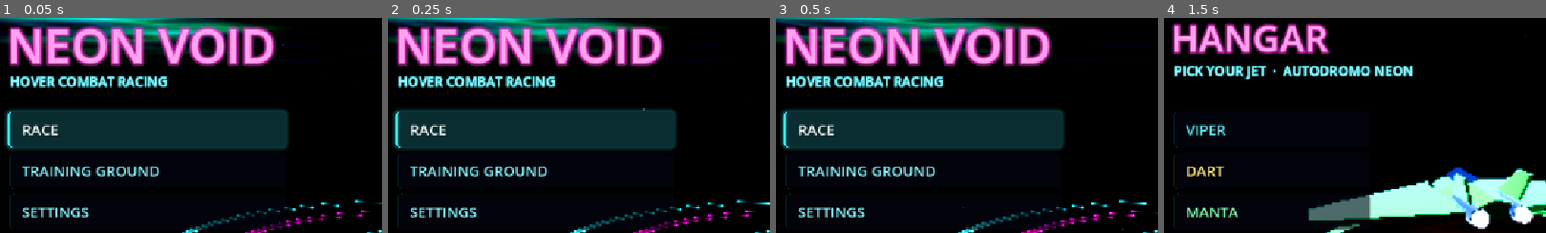
Above: before the commit, frames 1-4 (left to right).
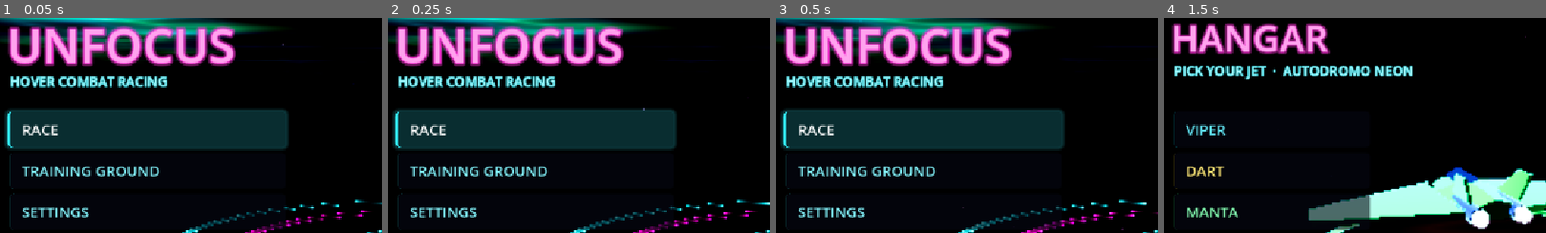
Above: after the commit, the same moments.

Repository: smil-is-vibe-coding/Unfocus
Game: Godot game, scene res://scenes/main_menu.tscn
The game is run twice, just before and just after one commit, with the same random seed, the same clock (stepped at 60 frames per second) and the same inputs.
Inputs (mouse positions are % of the whole screen's width and height, from its top left):
- Up to frame 1 (0.05 s): no input
- Up to frame 2 (0.25 s): no input
- Up to frame 3 (0.5 s): no input
- Up to frame 4 (1.5 s): tap Enter (ui_accept) at 0.5, 0.77 s; move the mouse to (72, 45) at 0.52 s; hold D (steer_right) 0.53-1.25 s; tap Right (item_next) at 0.6 s; click (72, 45) at 0.67 s; drag from (30, 55) to (45, 70) at 1.27 s
The pictures show only the part of the screen within x 6-56%, y 9-59%; the shares and areas given below are measured in that part.

The runs differ from the first frame. In frame 1, 10% of the frame differs, in the area x 2-73%, y 3-23%; in frame 2, 10%; in frame 3, 10%; in frame 4, nothing differs.

Commit message:
Rename game to UNFOCUS (title, README, project name)
Co-Authored-By: Claude Opus 5.5 <noreply@anthropic.com>

Diff:
--- a/project.godot
+++ b/project.godot
@@ -10,7 +10,7 @@
 
 [application]
 
-config/name="unfocus"
+config/name="Unfocus"
 config/features=PackedStringArray("4.7", "Forward Plus")
 run/main_scene="res://scenes/main_menu.tscn"
 config/icon="res://icon.svg"
--- a/scripts/levels/level_def.gd
+++ b/scripts/levels/level_def.gd
@@ -2,8 +2,8 @@
 extends Resource
 ## One race level: track layout + its whole visual "vibe".
 
-@export var id := "neon_void"
-@export var display_name := "NEON VOID"
+@export var id := "autodromo"
+@export var display_name := "CIRCUIT"
 @export var subtitle := ""
 @export_range(1, 5) var difficulty := 1
 @export var ui_color := Color(1.0, 0.2, 0.85)
--- a/scripts/menu/main_menu.gd
+++ b/scripts/menu/main_menu.gd
@@ -76,7 +76,7 @@
 	var layer := CanvasLayer.new()
 	add_child(layer)
 
-	_title = NeonStyle.label("NEON VOID", 72, NeonStyle.MAGENTA)
+	_title = NeonStyle.label("UNFOCUS", 72, NeonStyle.MAGENTA)
 	_title.position = Vector2(80, 50)
 	layer.add_child(_title)
 	_subtitle = NeonStyle.label("", 20, NeonStyle.CYAN)
Binary file changed: docs/screenshots/01_main_menu.png
Binary file changed: docs/screenshots/02_circuit_select.png
